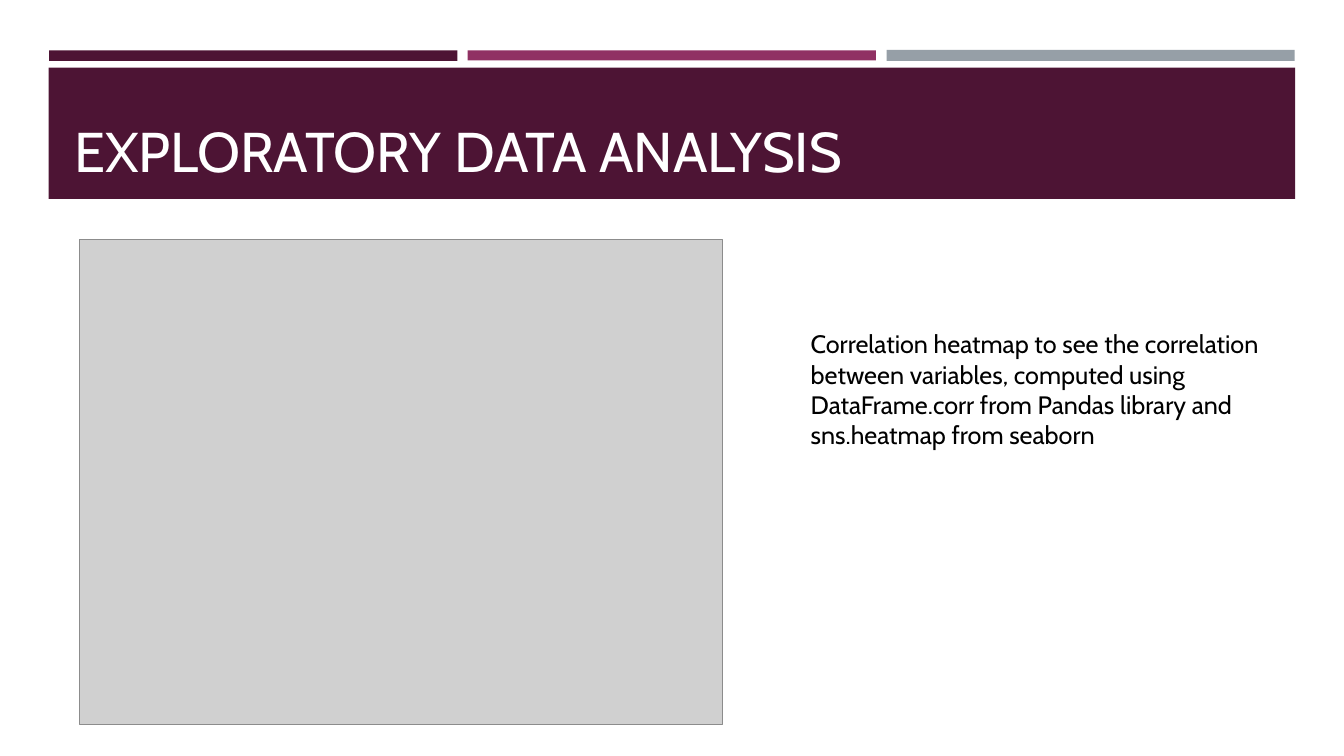
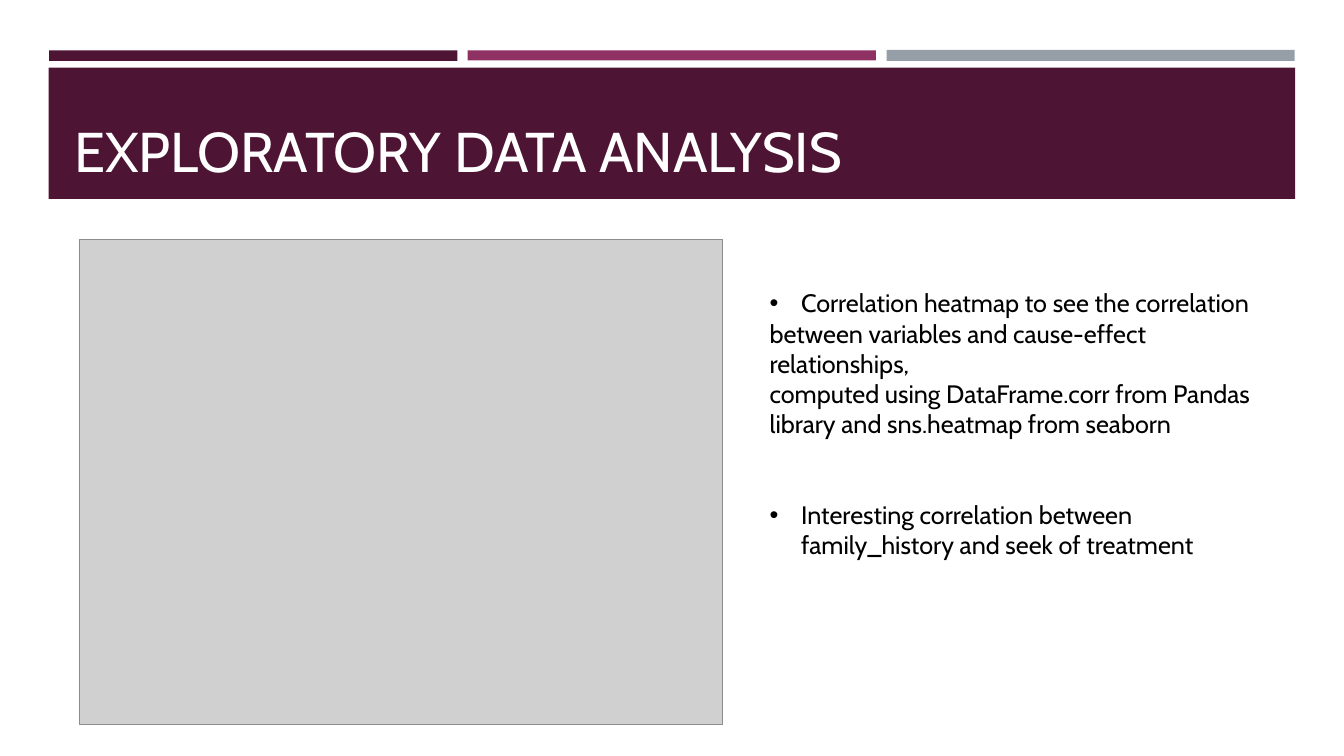
Before and after one commit to stefanopc/Mental-Health-Tech-Prediction, a slide deck: slide 10 of ProjectWorkPPT.pptx. Drawn at 1344x756 pixels with LibreOffice and Linux fonts; fonts in the diff are those of the drawing; grey boxes stand for pictures. Boxes give left, top, right and bottom in pixels: in the first picture for what was removed or moved away, otherwise in the second. Text is boxed around its words. In the diff, an @@ line names an element or a change of style, - is before the commit and + after.

```diff
--- a/ProjectWorkPPT.pptx
+++ b/ProjectWorkPPT.pptx
@@ text "Correlation heatmap to see the ...": place and size @@
-text "Correlation heatmap to see the ..." at (811, 334, 1258, 450)
+text "Correlation heatmap to see the ..." at (770, 293, 1250, 560)
@@ text at (801, 293, 1248, 318): bullet none to • @@
@@ text at (770, 324, 1250, 560): text changed @@
-between variables, computed using
-DataFrame.corr from Pandas library and
-sns.heatmap from seaborn
+between variables and cause-effect relationships,
+computed using DataFrame.corr from Pandas library and sns.heatmap from seaborn
+• Interesting correlation between family_history and seek of treatment
```
Also in this commit, not shown: 8 other slides changed, 1 slide added, 1 other file.
